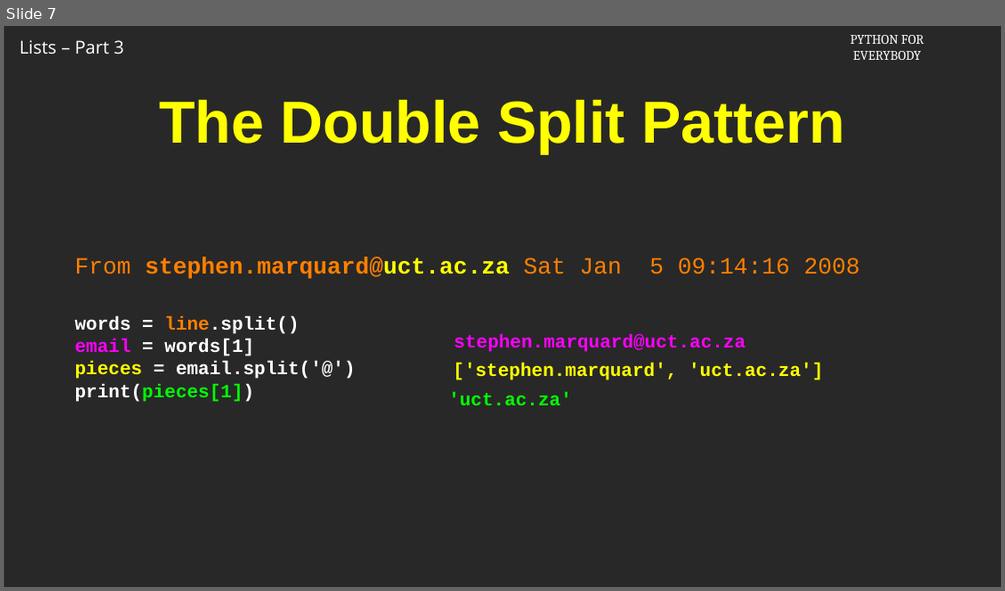
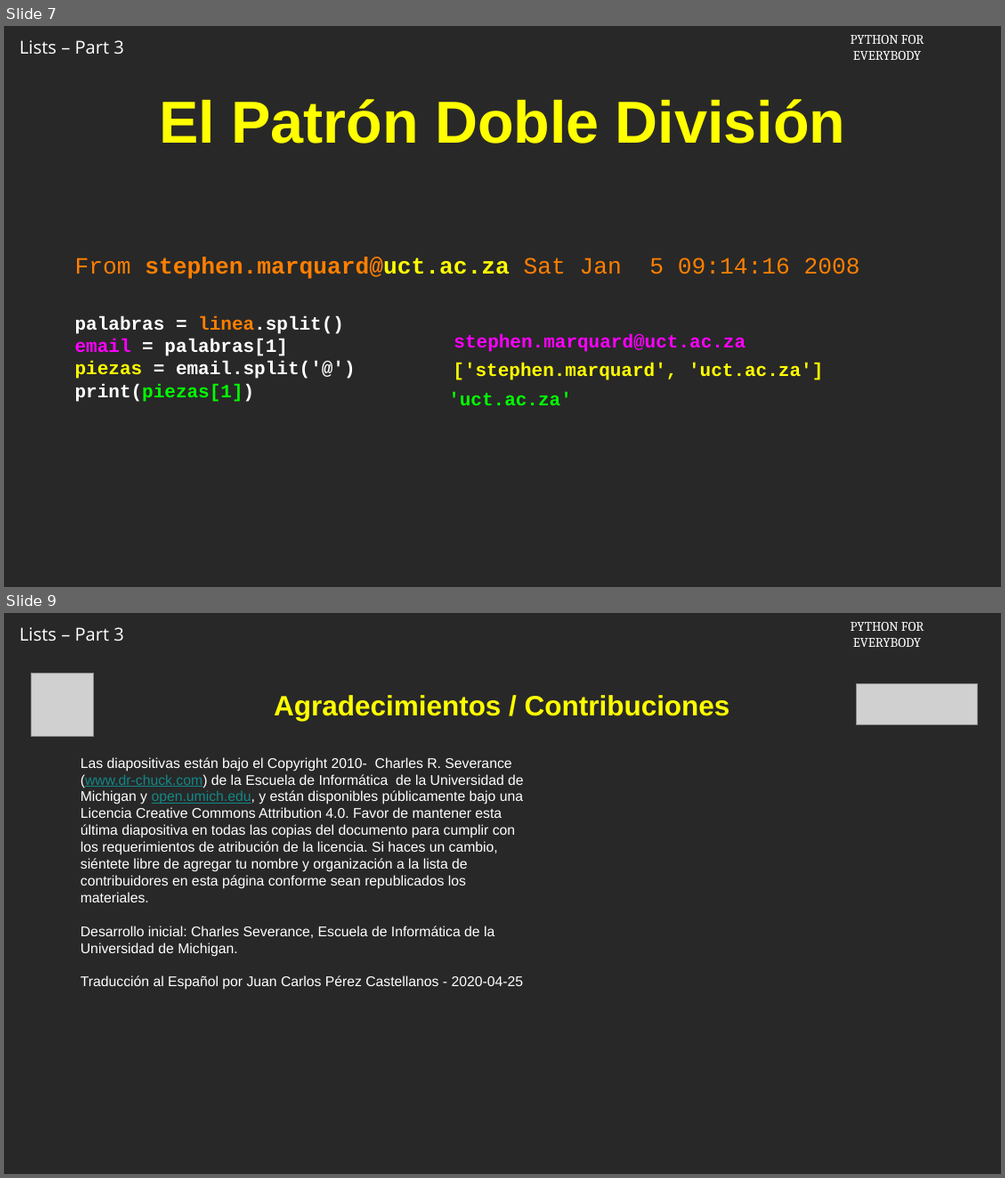
Before and after one commit to csev/py4e, a slide deck: ai/8.3.pptx. Shown one above the other, each under a label of ours: slide 7 before the commit, slides 7 and 9 after it; the slides between them are not shown. The pictures are 1005x591 and 1005x1178 pixels, drawn with LibreOffice and Linux fonts; fonts in the diff are those of the drawing; grey boxes stand for pictures; background and template pictures are left out. Boxes give left, top, right and bottom in pixels: in the first picture for what was removed or moved away, otherwise in the second. Text is boxed around its words. In the diff, an @@ line names an element or a change of style, - is before the commit and + after.

```diff
--- a/ai/8.3.pptx
+++ b/ai/8.3.pptx
@@ slide 9 added at (x1=4, y1=613, x2=1001, y2=1174), background picture (left out); not listed: 2 template elements that a slide beside it also shows @@
@@ picture added at (x1=31, y1=673, x2=94, y2=736) @@
@@ picture added at (x1=856, y1=683, x2=977, y2=724) @@
@@ title added at (x1=274, y1=695, x2=730, y2=721), 36 pt, text #FFFF00, bold @@
+Agradecimientos / Contribuciones
@@ text added at (x1=81, y1=757, x2=524, y2=989), 18 pt, text #FFFFFF @@
+Las diapositivas están bajo el Copyright 2010- Charles R. Severance (www.dr-chuck.com) de la Escuela de Informática de la Universidad de Michigan y open.umich.edu, y están disponibles públicamente bajo una Licencia Creative Commons Attribution 4.0. Favor de mantener esta última diapositiva en todas las copias del documento para cumplir con los requerimientos de atribución de la licencia. Si haces un cambio, siéntete libre de agregar tu nombre y organización a la lista de contribuidores en esta página conforme sean republicados los materiales.
+Desarrollo inicial: Charles Severance, Escuela de Informática de la Universidad de Michigan.
+Traducción al Español por Juan Carlos Pérez Castellanos - 2020-04-25
@@ slide 7 changed as well @@
@@ text at (x1=159, y1=99, x2=845, y2=143): text changed @@
-The Double Split Pattern
+El Patrón Doble División
@@ text at (x1=75, y1=316, x2=356, y2=402): text changed @@
-words = line.split()
-email = words[1]
-pieces = email.split('@')
-print(pieces[1])
+palabras = linea.split()
+email = palabras[1]
+piezas = email.split('@')
+print(piezas[1])
```
Also in this commit, not shown: 7 other slides changed, 1 slide removed.
